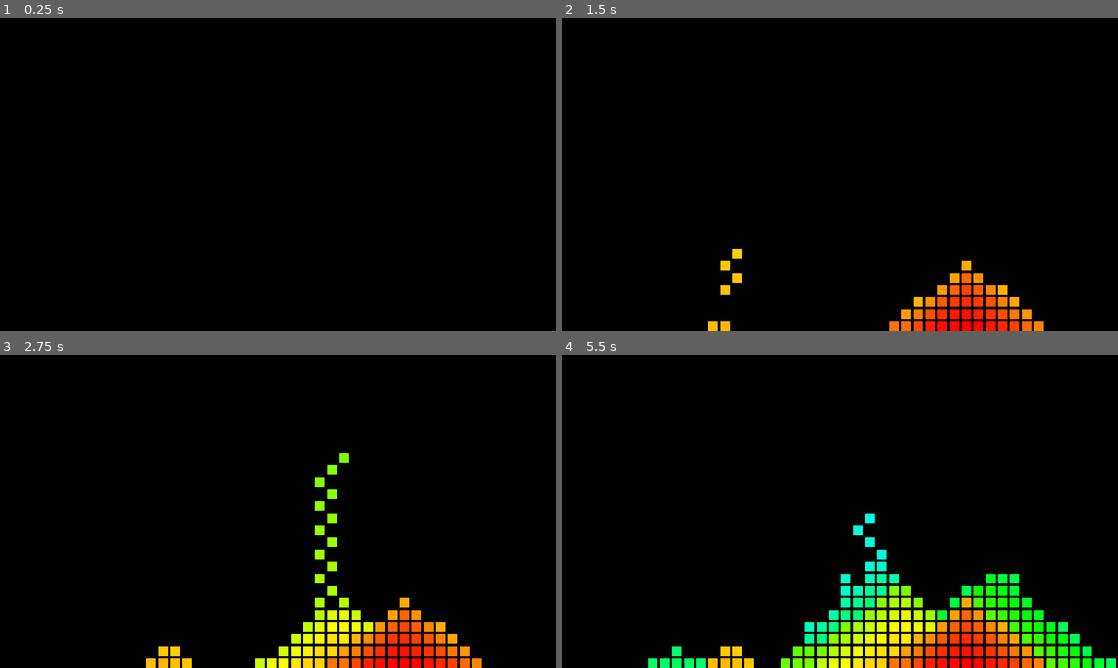
Above: before the commit, frames 1-4 (two rows, left to right).
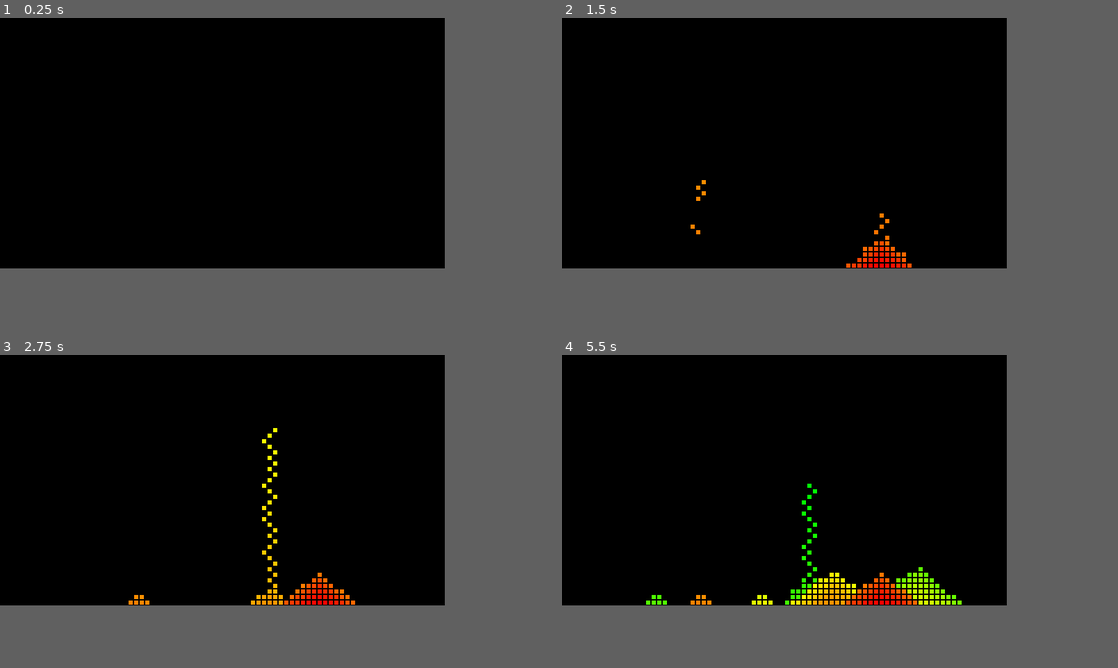
Above: after the commit, the same moments.

Repository: Mohsen-Shamsitabar/falling-sand-simulator
Game: Godot game, scene res://falling_sand_simulator.tscn
Two runs of this game, one before a commit and one after it. Both use one fixed random seed, a clock stepped at 60 frames per second and the inputs below.
Inputs (mouse positions are in pixels of both pictures, inside the frame that each line leads up to):
- Up to frame 1 (0.25 s): no input
- Up to frame 2 (1.5 s): tap Enter at 0.5 s; move the mouse to (962, 158) at 0.52 s; press the mouse at (962, 158) at 0.53 s; move the mouse to (728, 190) at 1.27 s; release the mouse at (728, 190) at 1.28 s; hold Down (ui_down) from 1.28 s (still down); click (728, 190) at 1.35 s
- Up to frame 3 (2.75 s): tap Space at 2 s; move the mouse to (333, 442) at 2.02 s; release Down (ui_down) at 2.03 s; press the mouse at (333, 442) at 2.03 s
- Up to frame 4 (5.5 s): move the mouse to (812, 574) at 2.77 s; release the mouse at (812, 574) at 2.78 s; click (812, 574) at 2.85 s; tap Enter at 3.5 s; move the mouse to (1006, 558) at 3.52 s; press the mouse at (1006, 558) at 3.53 s; hold Down (ui_down) from 3.53 s (still down); move the mouse to (673, 464) at 4.27 s; release the mouse at (673, 464) at 4.28 s; click (673, 464) at 4.35 s; move the mouse to (867, 511) at 5.02 s; press the mouse at (867, 511) at 5.03 s
In our replay, the window is 800x450 before the commit and 640x360 after it. These sizes can differ from the game's own. Grey fills any space a smaller window leaves; there, only what the larger window draws over its background counts as a difference.

The runs differ from the first frame. In frame 1, only the window size differs. In frame 2, 3.1% of the frame differs, in the area x 23-87%, y 51-100%; in frame 3, 5.6%; in frame 4, 10%, in the area x 15-100%, y 41-100%.

Commit message:
fix bugs.

Diff:
--- a/project/falling_sand_simulator.gd
+++ b/project/falling_sand_simulator.gd
@@ -14,13 +14,14 @@
 
 # 0 - 359
 var color_code: float = 0.0
-var color_dif: float = 1.0
+var color_dif: float = 0.7
 
 # store "null" or "ColorRect (cell)"
 var cells = []
 
 func _ready():
 	container_size = get_viewport_rect().size
+	cell_size = Vector2(container_size.x / 80, container_size.x / 80)
 	grid_size = container_size / cell_size
 
 	tilemap.tile_set.tile_size = cell_size
@@ -48,6 +49,20 @@
 func calc_cell_pos(x: float, y: float) -> Vector2:
 	return tilemap.map_to_local(Vector2(x, y)) - ((cell_size * cell_size_modifier) / 2.0)
 
+func add_cell(x: int, y: int):
+	var cell: ColorRect = ColorRect.new()
+	cell.size = cell_size * cell_size_modifier
+
+	# the `h` parameter is between 0-1, so we divide!
+	cell.color = Color.from_hsv(color_code / 359.0, 1, 1, 1)
+
+	var global_pos = calc_cell_pos(x, y)
+	cell.set_global_position(global_pos)
+
+	cells[x][y] = cell
+
+	cell_container.add_child(cell)
+
 func handle_input():
 	if (Input.is_action_pressed("clicked")):
 		var cell_pos: Vector2i = tilemap.local_to_map(get_global_mouse_position())
@@ -59,18 +74,7 @@
 
 		if (clicked_cell == null):
 
-			var cell: ColorRect = ColorRect.new()
-			cell.size = cell_size * cell_size_modifier
-
-			# the `h` parameter is between 0-1, so we divide!
-			cell.color = Color.from_hsv(color_code / 359.0, 1, 1, 1)
-
-			var global_pos = calc_cell_pos(cell_pos.x, cell_pos.y)
-			cell.set_global_position(global_pos)
-
-			cells[cell_pos.x][cell_pos.y] = cell
-
-			cell_container.add_child(cell)
+			add_cell(cell_pos.x, cell_pos.y)
 
 			color_code += color_dif
 			if (color_code > 359):
@@ -87,14 +91,15 @@
 
 			var cell = cells[x][y]
 
-			if (not cell is ColorRect):
+			if (cell == null):
 				# is null
 				continue
 
-			var bottom_cell = cells[x][y + 1]
+			var bottom_cell = new_cells[x][y + 1]
 
 			# first fill bottom:
-			if (not bottom_cell is ColorRect):
+			if (bottom_cell == null):
+				# cells[x][y] = null
 				new_cells[x][y] = null
 				new_cells[x][y + 1] = cells[x][y]
 
@@ -105,9 +110,10 @@
 			# second handle corners:
 
 			if (x + 1 >= grid_size.x):
-				var left_cell = cells[x - 1][y + 1]
+				var left_cell = new_cells[x - 1][y + 1]
 
-				if (not left_cell is ColorRect):
+				if (left_cell == null):
+					# cells[x][y] = null
 					new_cells[x][y] = null
 					new_cells[x - 1][y + 1] = cells[x][y]
 
@@ -116,9 +122,10 @@
 					continue
 				continue
 			elif (x - 1 < 0):
-				var right_cell = cells[x + 1][y + 1]
+				var right_cell = new_cells[x + 1][y + 1]
 
-				if (not right_cell is ColorRect):
+				if (right_cell == null):
+					# cells[x][y] = null
 					new_cells[x][y] = null
 					new_cells[x + 1][y + 1] = cells[x][y]
 
@@ -129,26 +136,29 @@
 
 			# third handle both directions:
 
-			var right_cell = cells[x + 1][y + 1]
-			var left_cell = cells[x - 1][y + 1]
+			var right_cell = new_cells[x + 1][y + 1]
+			var left_cell = new_cells[x - 1][y + 1]
 			var n = rng.randf()
 
-			if (not right_cell is ColorRect and left_cell is ColorRect):
+			if (right_cell == null and left_cell != null):
+				# cells[x][y] = null
 				new_cells[x][y] = null
 				new_cells[x + 1][y + 1] = cells[x][y]
 
 				var new_pos = calc_cell_pos(x + 1, y + 1)
 				cell.set_global_position(new_pos)
 				continue
-			elif (not left_cell is ColorRect and right_cell is ColorRect):
+			elif (left_cell == null and right_cell != null):
+				# cells[x][y] = null
 				new_cells[x][y] = null
 				new_cells[x - 1][y + 1] = cells[x][y]
 
 				var new_pos = calc_cell_pos(x - 1, y + 1)
 				cell.set_global_position(new_pos)
 				continue
-			elif (not left_cell is ColorRect and not right_cell is ColorRect):
+			elif (left_cell == null and right_cell == null):
 				if (n < 0.5):
+					# cells[x][y] = null
 					new_cells[x][y] = null
 					new_cells[x - 1][y + 1] = cells[x][y]
 
@@ -156,6 +166,7 @@
 					cell.set_global_position(new_pos)
 					continue
 				else:
+					# cells[x][y] = null
 					new_cells[x][y] = null
 					new_cells[x + 1][y + 1] = cells[x][y]
 
@@ -166,7 +177,5 @@
 	cells = new_cells
 
 func _process(_delta):
-	if (Input.is_action_just_pressed("ui_down")):
-		printerr(cells)
 	handle_input()
 	move_cells()
--- a/project/project.godot
+++ b/project/project.godot
@@ -17,7 +17,10 @@
 
 [display]
 
-window/stretch/mode="canvas_items"
+window/size/viewport_width=640
+window/size/viewport_height=360
+window/stretch/mode="viewport"
+window/stretch/scale_mode="integer"
 window/handheld/orientation=6
 
 [input]
